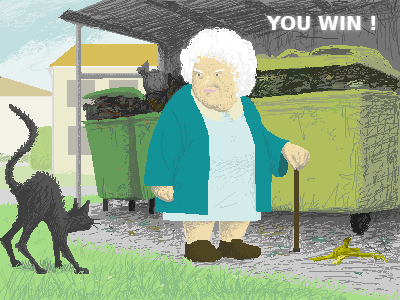
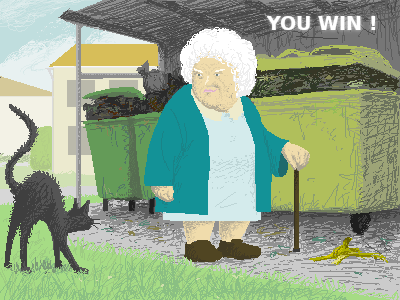
Layers edited between the first and the second 400 × 300 image:
painted on "couleur" over [left=0, top=32, right=299, bottom=283]
